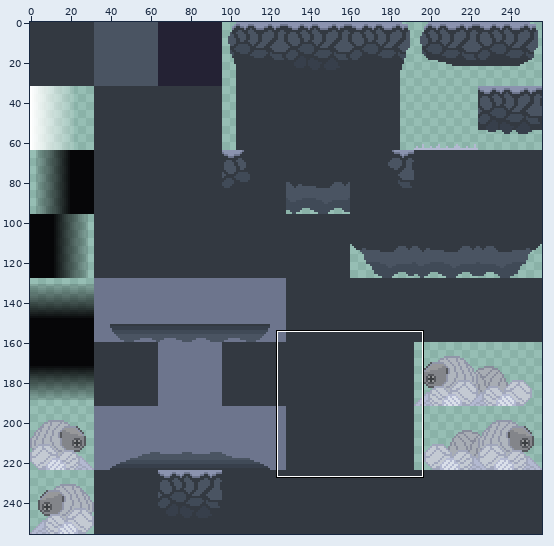
Edited in one commit: sprite sheet (Assets/Graphics/tilemaps/forest_cave/forest_cave.png). The picture above shows the old version from afar; the outline marks the close-up.
Close-up. Before the edit:
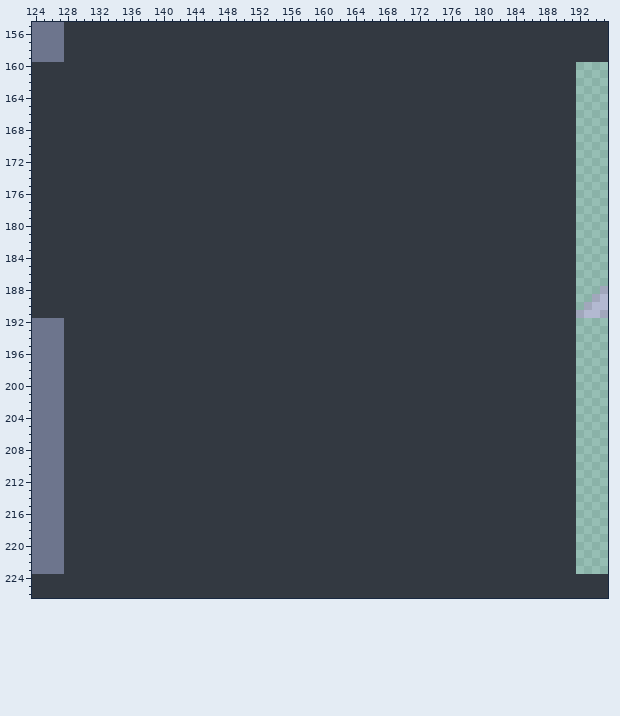
The file is 256x256 pixels. Pixels under 10% opacity are left out. Colours within 5 levels of each other are drawn and written as one. Shown: x 124..195, y 155..226.
The same view after the edit:
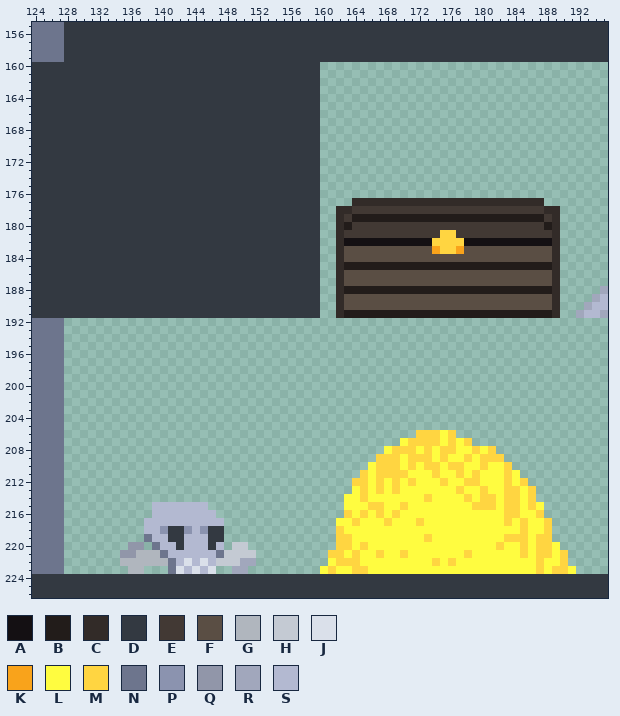
Palette (. is transparent): A #141013  B #221c1a  C #322b28  D #333941  E #423934  F #5a4e44  G #b0b6be  H #c4cad3  J #dae0ea  K #f9a31b  L #fffc40  M #ffd541  N #6d758d  P #8b93af  Q #9196a9  R #a1a7bc  S #b3b9d1
What changed:
Changed rows in their new state; - is an unchanged pixel.
first column x 128:
160 --------------------------------................................
161 --------------------------------................................
162 --------------------------------................................
163 --------------------------------................................
164 --------------------------------................................
165 --------------------------------................................
166 --------------------------------................................
167 --------------------------------................................
168 --------------------------------................................
169 --------------------------------................................
170 --------------------------------................................
171 --------------------------------................................
172 --------------------------------................................
173 --------------------------------................................
174 --------------------------------................................
175 --------------------------------................................
176 --------------------------------................................
177 --------------------------------....CCCCCCCCCCCCCCCCCCCCCCCC....
178 --------------------------------..CCEEEEEEEEEEEEEEEEEEEEEEEECC..
179 --------------------------------..CEBBBBBBBBBBBBBBBBBBBBBBBBEC..
180 --------------------------------..CBEEEEEEEEEEEEEEEEEEEEEEEEBC..
181 --------------------------------..CEEEEEEEEEEEEMMEEEEEEEEEEEEC..
182 --------------------------------..CAAAAAAAAAAAMMMMAAAAAAAAAAAC..
183 --------------------------------..CFFFFFFFFFFFKMMKFFFFFFFFFFFC..
184 --------------------------------..CFFFFFFFFFFFFFFFFFFFFFFFFFFC..
185 --------------------------------..CBBBBBBBBBBBBBBBBBBBBBBBBBBC..
186 --------------------------------..CFFFFFFFFFFFFFFFFFFFFFFFFFFC..
187 --------------------------------..CFFFFFFFFFFFFFFFFFFFFFFFFFFC..
188 --------------------------------..CBBBBBBBBBBBBBBBBBBBBBBBBBBC..
189 --------------------------------..CFFFFFFFFFFFFFFFFFFFFFFFFFFC..
190 --------------------------------..CFFFFFFFFFFFFFFFFFFFFFFFFFFC..
191 --------------------------------..CBBBBBBBBBBBBBBBBBBBBBBBBBBC..
192 ................................................................
193 ................................................................
194 ................................................................
195 ................................................................
196 ................................................................
197 ................................................................
198 ................................................................
199 ................................................................
200 ................................................................
201 ................................................................
202 ................................................................
203 ................................................................
204 ................................................................
205 ................................................................
206 ............................................MMMLM...............
207 ..........................................LMMMMLMLM.............
208 ........................................LMMMLMLMMLLMLM..........
209 .......................................MMMLMMMLMLLMLMMM.........
210 ......................................LMMMLMLMMLMMLLMLLM........
211 .....................................MLMMMMLLLMLLMLMLLLML.......
212 ....................................MMLMLMLMLLLMLLMMLLLMLM......
213 ....................................LMLMLMLLLLLLLMLLMLLMMLM.....
214 ...................................LLMLLLLLLLMLLLLMLMMLMMLM.....
215 ...........SSSSSSS.................LLLMMLLMLLLLLLLLMMMLMMLML....
216 ...........SSSSSSSS................MLMLMLMLLLLLLLLLLLLLMMLLM....
217 ..........SSSSSSSSSS..............LLMLLLMLLLMLLLLLLLLLLMLMLLM...
218 ..........SSP--PSP--..............MLLLLLLLLLLLLLLLLLLLLLLMLLM...
219 ..........NSS--SSS--..............MMLLLLLLLLLMLLLLLLLLLMMMLMM...
220 ........QQ.NSS-SSS-S.HH...........MMLMLLLLLLLLLLLLLLLLMLLMLMML..
221 .......QQGGGNSSSSSSNHHHH.........MMLMLLMLLMLLLLLLLMLLLLLLMLMMLM.
222 .......GGGGGGNSJSJSHHHRR.........LMMMLLLLLLLLLMLMLLLLLLLLLLMLLM.
223 ........GG...NJSJSJ..RR.........LMLLMMLLLLLLLLLLLLLLLLLLLLLMLMML
Pixel boxes of the changes (left, top, right, bottom) in both close-ups:
changed: (64, 62, 576, 574)
